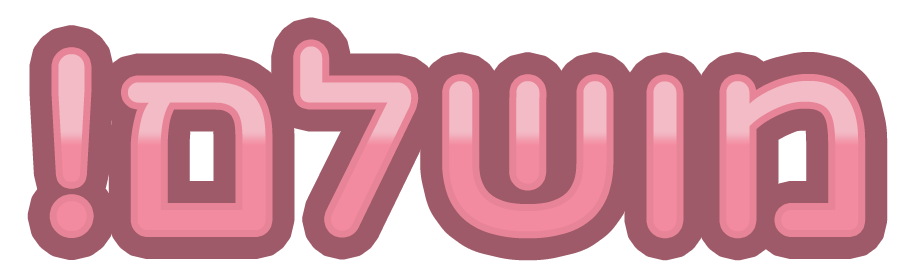
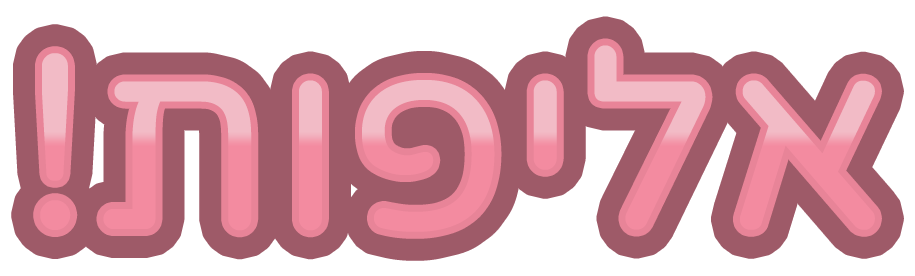
Layered file, before and after one edit (915 × 276). Changes by layer:
added layer "אליפות" above "מושלם!" over (40, 45, 875, 232)
hid "מושלם!" over (56, 46, 859, 232)
